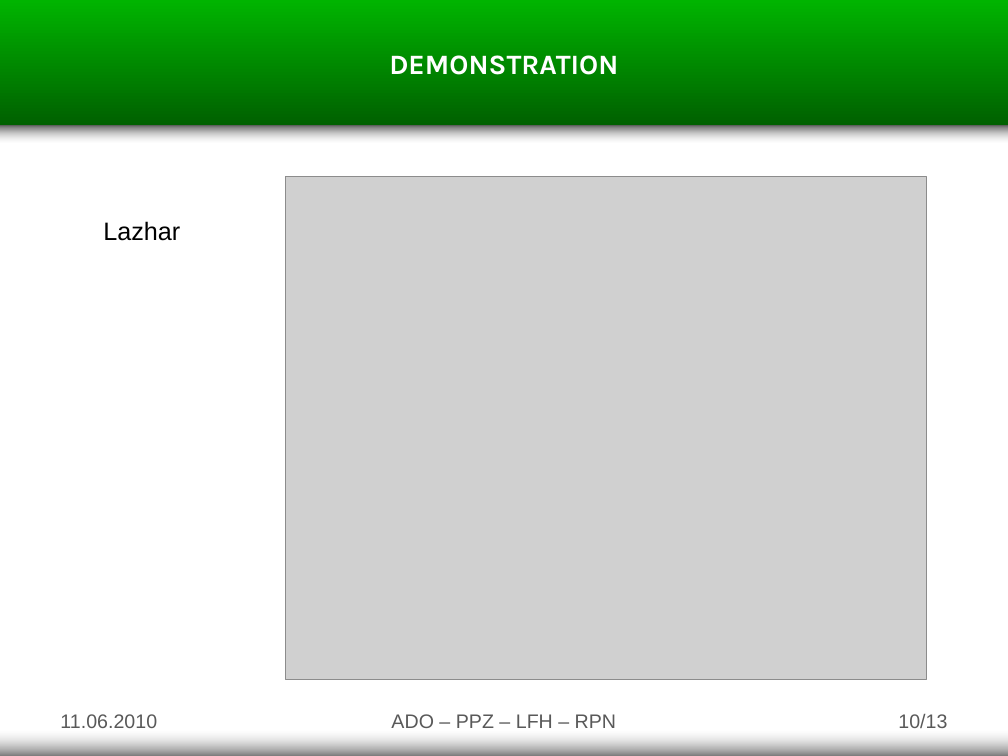
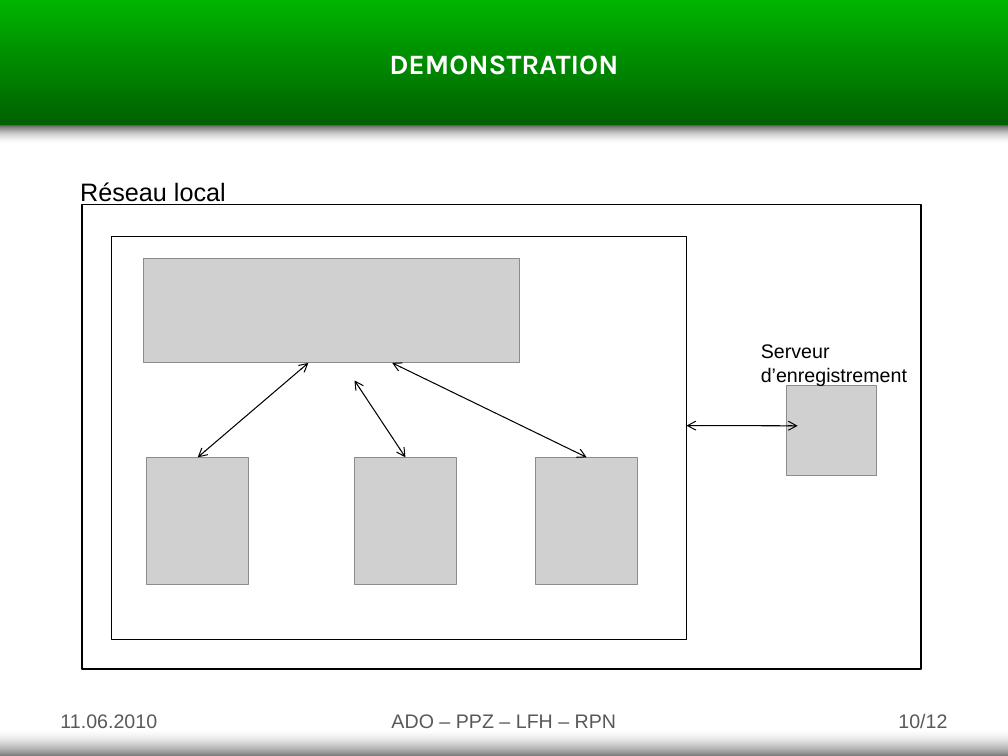
Before and after one commit to goupildb/asd-tower-defense, a slide deck: slide 10 of documents/v2.0/Presentation.pptx. Drawn at 1008x756 pixels with LibreOffice and Linux fonts; fonts in the diff are those of the drawing; grey boxes stand for pictures. Boxes give left, top, right and bottom in pixels: in the first picture for what was removed or moved away, otherwise in the second. Text is boxed around its words. In the diff, an @@ line names an element or a change of style, - is before the commit and + after.

```diff
--- a/documents/v2.0/Presentation.pptx
+++ b/documents/v2.0/Presentation.pptx
@@ picture removed at (285,176,926,679) @@
@@ text added at (80,182,226,207), 18 pt, text #000000 @@
+Réseau local
@@ rectangle added at (82,205,920,669), outline #000000 1.25 pt @@
@@ text removed at (103,221,180,241) @@
-Lazhar
@@ group added at (111,236,686,640): 4 pictures, 3 double arrows, 1 rectangle @@
@@ text added at (761,344,907,387), 14 pt, text #000000 @@
+Serveur d’enregistrement
@@ picture added at (787,386,877,476) @@
@@ double arrow added from (686, 425) to (797, 425), #000000 0.75 pt @@
@@ page number at (898,714,947,728): text changed @@
-10/13
+10/12
```
Also in this commit, not shown: 3 other slides changed.
